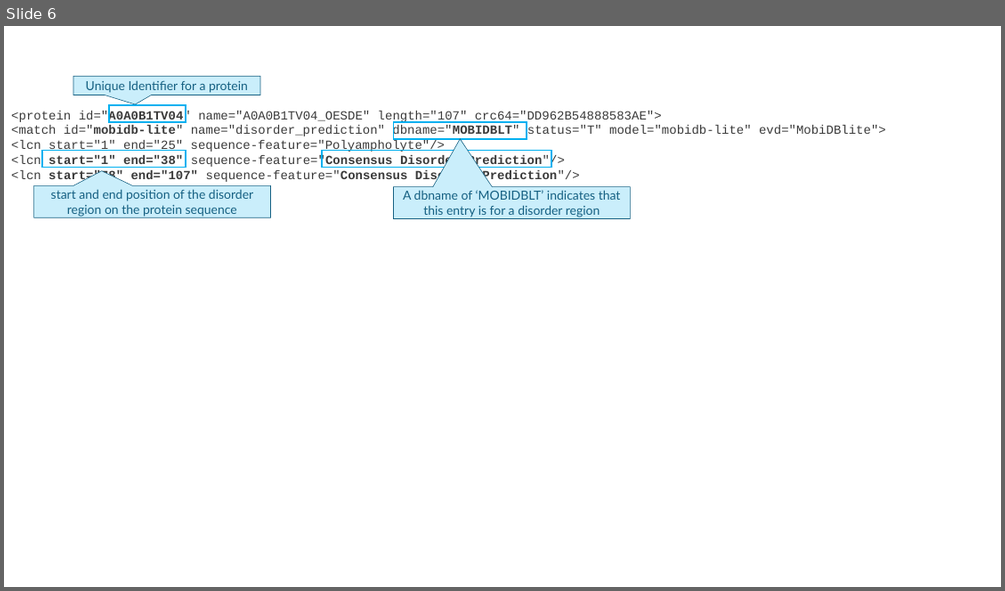
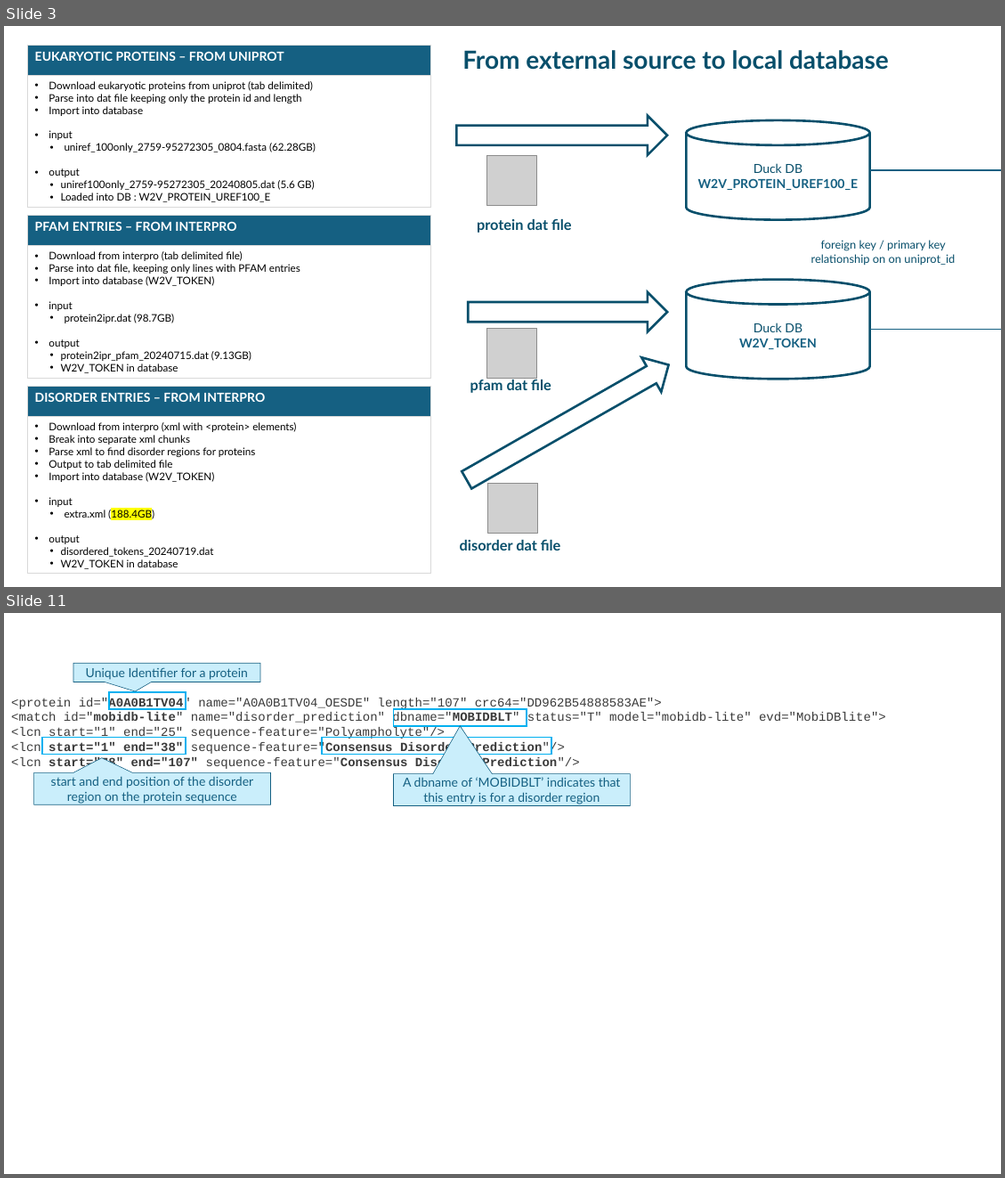
Before and after one commit to greyneuron/COMP_0158_MSC_PROJECT, a slide deck: report/MSc Dissertation - W2V.pptx. Shown one above the other, each under a label of ours: slide 6 before the commit, slides 3 and 11 after it; the slides between them are not shown. The pictures are 1005x591 and 1005x1178 pixels, drawn with LibreOffice and Linux fonts; fonts in the diff are those of the drawing; grey boxes stand for pictures. Boxes give left, top, right and bottom in pixels: in the first picture for what was removed or moved away, otherwise in the second. Text is boxed around its words. In the diff, an @@ line names an element or a change of style, - is before the commit and + after.

```diff
--- a/report/MSc Dissertation - W2V.pptx
+++ b/report/MSc Dissertation - W2V.pptx
@@ slide 3 added at [4,26,1001,587], background #FFFFFF @@
@@ table added at [27,45,431,207], 2 rows, 1 columns @@
+EUKARYOTIC PROTEINS – FROM UNIPROT
+Download eukaryotic proteins from uniprot (tab delimited) / Parse into dat file keeping only the protein id and length / Import into database / input / uniref_100only_2759-95272305_0804.fasta (62.28GB) / output / uniref100only_2759-95272305_20240805.dat (5.6 GB) / Loaded into DB : W2V_PROTEIN_UREF100_E
@@ text added at [462,50,889,70], 24 pt, text #084F6A, bold @@
+From external source to local database
@@ down arrow added at [457,115,668,155], outline #084F6A 2.25 pt @@
@@ cylinder added at [686,120,870,220], outline #084F6A 2.25 pt, 12 pt, text #156082, bold @@
+Duck DB
+W2V_PROTEIN_UREF100_E
@@ picture added at [487,155,537,206] @@
@@ elbow line added from (870, 170) to (870, 329), #156082 1.5 pt @@
@@ table added at [27,216,431,378], 2 rows, 1 columns @@
+PFAM ENTRIES – FROM INTERPRO
+Download from interpro (tab delimited file) / Parse into dat file, keeping only lines with PFAM entries / Import into database (W2V_TOKEN) / input / protein2ipr.dat (98.7GB) / output / protein2ipr_pfam_20240715.dat (9.13GB) / W2V_TOKEN in database
@@ text added at [477,219,572,232], 14 pt, text #084F6A, bold @@
+protein dat file
@@ text added at [811,240,955,265], 11 pt, text #084F6A @@
+foreign key / primary key relationship on on uniprot_id
@@ down arrow added at [468,292,667,331], outline #084F6A 2.25 pt @@
@@ cylinder added at [686,280,870,379], outline #084F6A 2.25 pt, 12 pt, text #156082, bold @@
+Duck DB
+W2V_TOKEN
@@ picture added at [487,328,537,378] @@
@@ down arrow added at [457,348,679,498], outline #084F6A 2.25 pt @@
@@ table added at [27,386,431,573], 2 rows, 1 columns @@
+DISORDER ENTRIES – FROM INTERPRO
+Download from interpro (xml with <protein> elements) / Break into separate xml chunks / Parse xml to find disorder regions for proteins / Output to tab delimited file / Import into database (W2V_TOKEN) / input / extra.xml (188.4GB) / output / disordered_tokens_20240719.dat / W2V_TOKEN in database
@@ text added at [470,378,551,393], 14 pt, text #084F6A, bold @@
+pfam dat file
@@ picture added at [488,483,539,533] @@
@@ text added at [460,540,561,550], 14 pt, text #084F6A, bold @@
+disorder dat file
@@ what was slide 6 is now slide 11 @@
```
Also in this commit, not shown: 7 other slides added, 3 slides removed, 1 other file.
